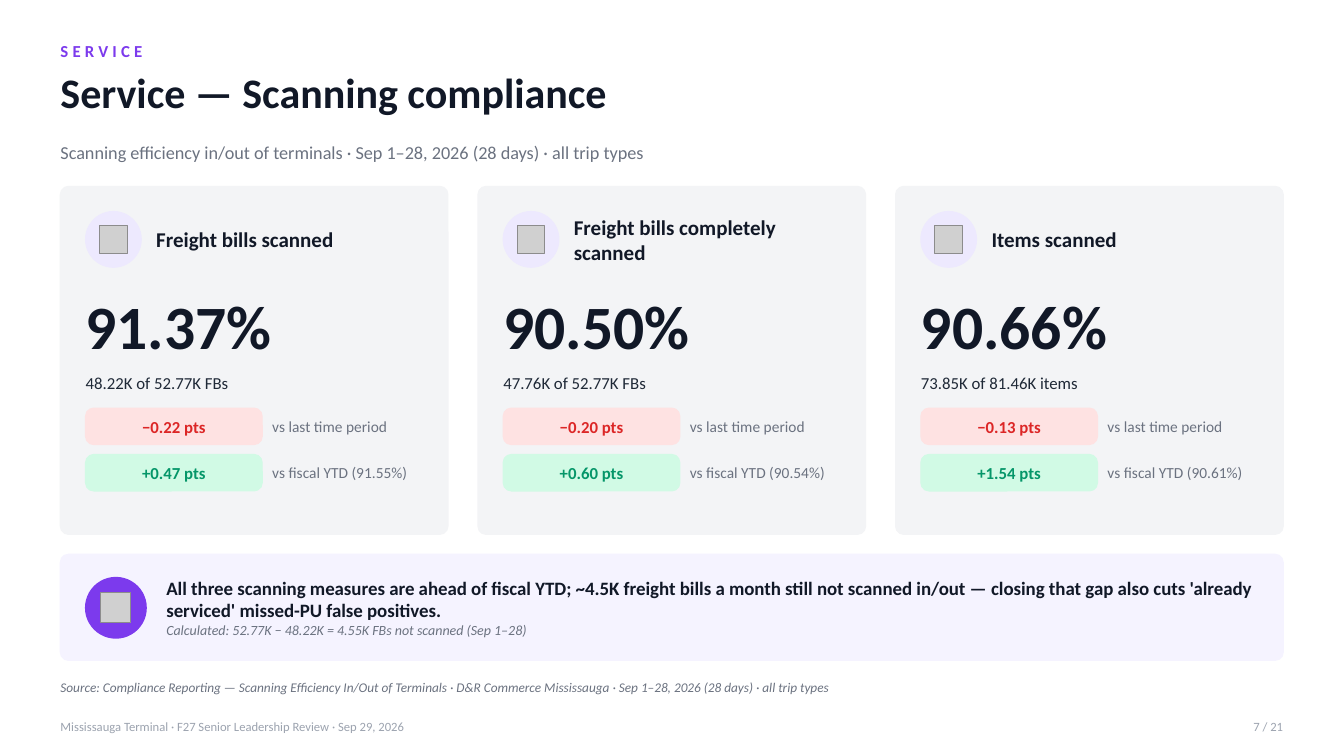
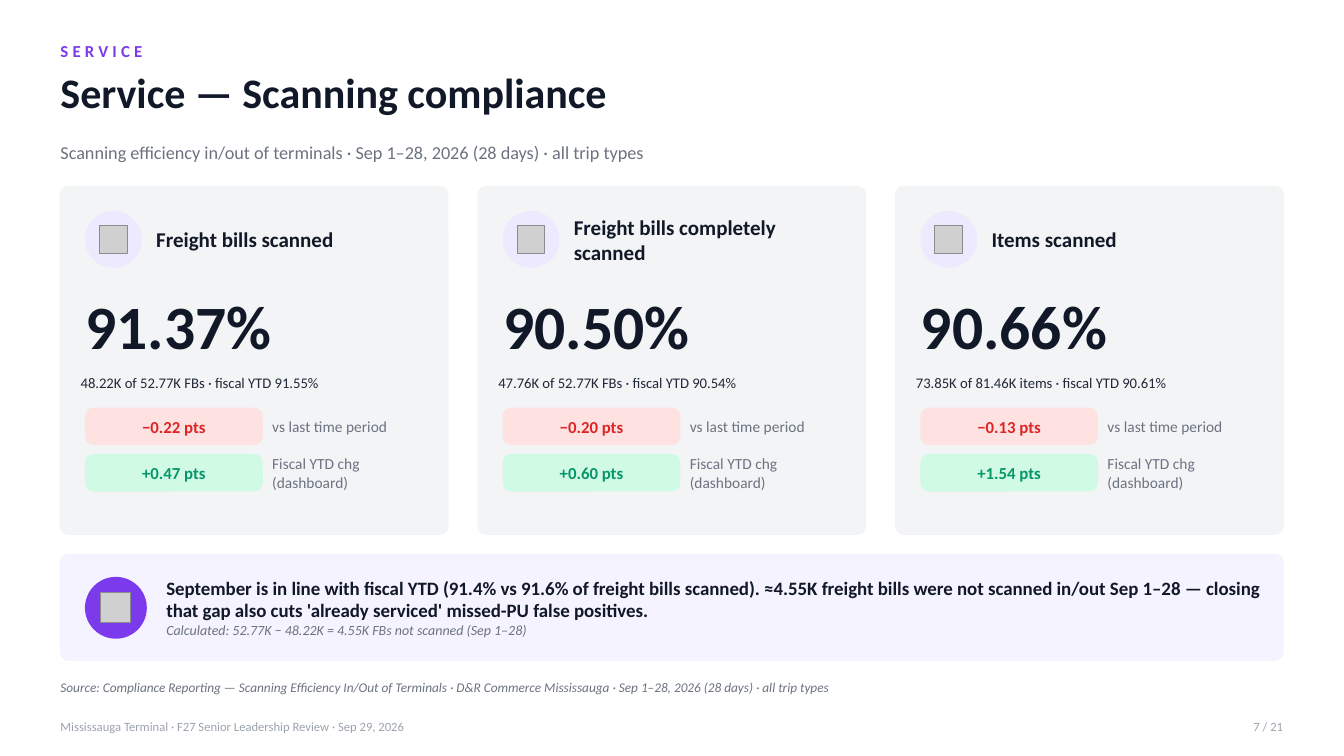
Before and after one commit to FuoriclasseX/mississauga-terminal-f26-cost-transformation-dashboard, a slide deck: slide 7 of presentation/Mississauga_F27_Leadership_Review_Sep29.pptx. Drawn at 1344x756 pixels with LibreOffice and Linux fonts; fonts in the diff are those of the drawing; grey boxes stand for pictures. Boxes give left, top, right and bottom in pixels: in the first picture for what was removed or moved away, otherwise in the second. Text is boxed around its words. In the diff, an @@ line names an element or a change of style, - is before the commit and + after.

```diff
--- a/presentation/Mississauga_F27_Leadership_Review_Sep29.pptx
+++ b/presentation/Mississauga_F27_Leadership_Review_Sep29.pptx
@@ text at (x1=81, y1=378, x2=319, y2=388): text changed; size 12 to 10.5 pt @@
-48.22K of 52.77K FBs
+48.22K of 52.77K FBs · fiscal YTD 91.55%
@@ text at (x1=498, y1=378, x2=736, y2=388): text changed; size 12 to 10.5 pt @@
-47.76K of 52.77K FBs
+47.76K of 52.77K FBs · fiscal YTD 90.54%
@@ text at (x1=916, y1=378, x2=1166, y2=388): text changed; size 12 to 10.5 pt @@
-73.85K of 81.46K items
+73.85K of 81.46K items · fiscal YTD 90.61%
@@ text at (x1=272, y1=458, x2=360, y2=490): text changed @@
-vs fiscal YTD (91.55%)
+Fiscal YTD chg (dashboard)
@@ text at (x1=690, y1=458, x2=777, y2=490): text changed @@
-vs fiscal YTD (90.54%)
+Fiscal YTD chg (dashboard)
@@ text at (x1=1107, y1=458, x2=1195, y2=490): text changed @@
-vs fiscal YTD (90.61%)
+Fiscal YTD chg (dashboard)
@@ text at (x1=166, y1=581, x2=1260, y2=620): text changed @@
-All three scanning measures are ahead of fiscal YTD; ~4.5K freight bills a month still not scanned in/out — closing that gap also cuts 'already serviced' missed-PU false positives.
+September is in line with fiscal YTD (91.4% vs 91.6% of freight bills scanned). ≈4.55K freight bills were not scanned in/out Sep 1–28 — closing that gap also cuts 'already serviced' missed-PU false positives.
```
